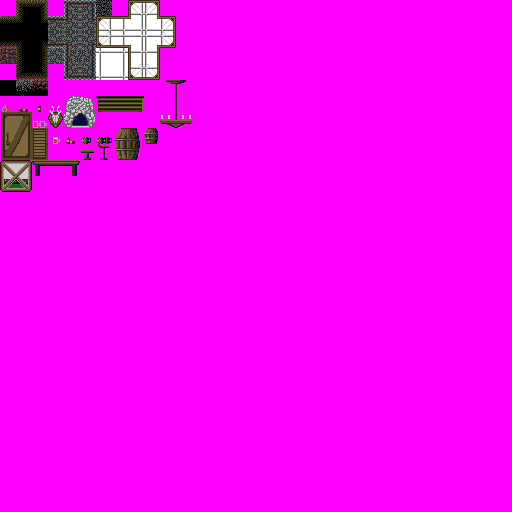
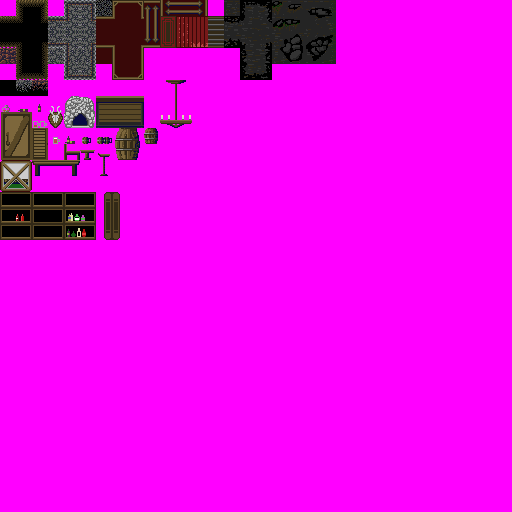
Comparing the layer stacks of the two 512 × 512 images. Changes:
painted on "Layer 4" over (0, 0, 336, 240)
